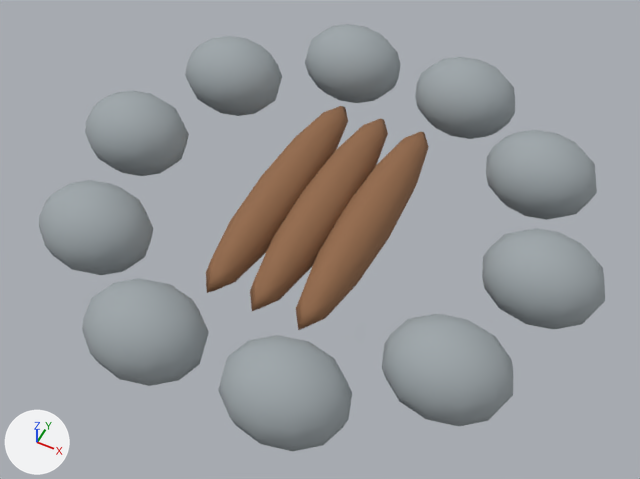
Two versions of the Blender file assets/source/camp.blend, one commit apart.
Rendered twice from a 50 mm camera at (1.03, -2.11, 2.55) aimed at (0.03, -0.1, 0.05). Every picture has the same lights, and +X, +Y and +Z are marked at lower left. The older version comes first.

Before the edit, the objects in view are built like this:
```python
mat_cut_wood = principled_material('cut wood')
mat_cut_wood.base_color = (0.29, 0.14, 0.065)  # brown #936948
mat_cut_wood.roughness = 0.85
mat_river_stone = principled_material('river stone')
mat_river_stone.base_color = (0.34, 0.38, 0.4)  # grey #9ea6aa
mat_river_stone.roughness = 0.85
me_sphere_032 = bpy.data.meshes.new('Sphere.032')
me_sphere_032.from_pydata(...)  # 860 vertices, 960 faces; spans x -1.92..0.22, y -0.99..0.99, z -0.16..0.16
me_sphere_032.polygons.foreach_set('use_smooth', [True] * 960)
me_sphere_032.materials.append(mat_river_stone)  # grey #9ea6aa
me_sphere_042 = bpy.data.meshes.new('Sphere.042')
me_sphere_042.from_pydata(...)  # a UV sphere (12 segments, 8 rings, poles along z) spanning x -0.1..0.1, y -0.56..0.56, z -0.1..0.1; a UV sphere (12 segments, 8 rings, poles along z) spanning x 0.08..0.28, y -0.56..0.56, z -0.1..0.1; a UV sphere (12 segments, 8 rings, poles along z) spanning x 0.26..0.46, y -0.56..0.56, z -0.1..0.1
me_sphere_042.polygons.foreach_set('use_smooth', [True] * 288)
me_sphere_042.materials.append(mat_cut_wood)  # brown #936948
ob_firewood = bpy.data.objects.new('firewood', me_sphere_042)
ob_firewood.location = (-0.18, 0.0, 0.12)
ob_hearth_stone = bpy.data.objects.new('hearth stone', me_sphere_032)
ob_hearth_stone.location = (0.85, 0.0, 0.15)
```
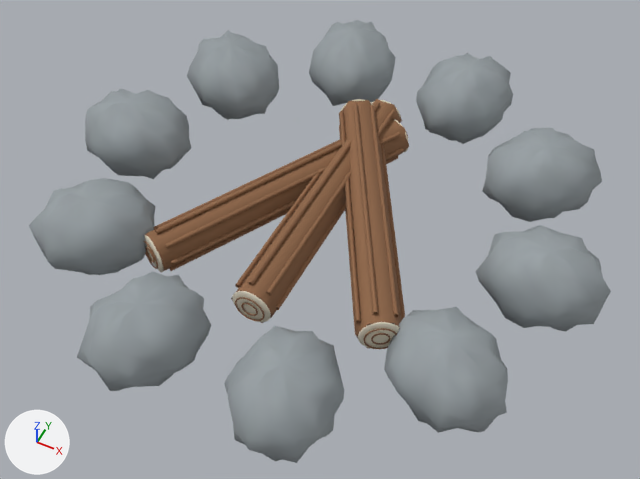
Edits to the bpy script that builds the scene:
```text
Change mat_river_stone:
    where n0 = _N.new('ShaderNodeBsdfPrincipled'); n0.name = 'Principled BSDF'
    remove n0.inputs[0].default_value = (0.34, 0.38, 0.4, 1.0)  # 'Base Color', grey #9ea6aa
    add n2 = _N.new('ShaderNodeVertexColor'); n2.name = 'Color Attribute'
    add n2.layer_name = 'Surface'
    add _L.new(n2.outputs[0], n0.inputs[0])  # 'Color' to 'Base Color'
Change mat_cut_wood:
    where n0 = _N.new('ShaderNodeBsdfPrincipled'); n0.name = 'Principled BSDF'
    remove n0.inputs[0].default_value = (0.29, 0.14, 0.065, 1.0)  # 'Base Color', brown #936948
    add n2 = _N.new('ShaderNodeVertexColor'); n2.name = 'Color Attribute'
    add n2.layer_name = 'Surface'
    add _L.new(n2.outputs[0], n0.inputs[0])  # 'Color' to 'Base Color'
Add mat_cream_fur:
    mat_cream_fur = bpy.data.materials.new('cream fur')
    mat_cream_fur.use_nodes = True; mat_cream_fur.node_tree.nodes.clear()
    _N = mat_cream_fur.node_tree.nodes; _L = mat_cream_fur.node_tree.links
    n0 = _N.new('ShaderNodeBsdfPrincipled'); n0.name = 'Principled BSDF'
    n0.inputs[2].default_value = 0.85  # 'Roughness'
    n1 = _N.new('ShaderNodeOutputMaterial'); n1.name = 'Material Output'
    n2 = _N.new('ShaderNodeVertexColor'); n2.name = 'Color Attribute'
    n2.layer_name = 'Surface'
    _L.new(n0.outputs[0], n1.inputs[0])  # 'BSDF' to 'Surface'
    _L.new(n2.outputs[0], n0.inputs[0])  # 'Color' to 'Base Color'
Change me_sphere_032:
    used by ob_hearth_stone; location = (0.85, 0.0, 0.15)
    remove me_sphere_032.from_pydata(...)  # 860 vertices, 960 faces; spans x -1.92..0.22, y -0.99..0.99, z -0.16..0.16
    add me_sphere_032.from_pydata(...)  # 1460 vertices, 1600 faces; spans x -1.94..0.23, y -1.04..1.04, z -0.17..0.17
    me_sphere_032 part 1: the loose piece of 86 vertices spanning x -0.38..0.06, y -0.68..-0.32, z -0.16..0.16 is rebuilt with 146 vertices and now spans x -0.37..0.06, y -0.71..-0.3, z -0.17..0.17
    me_sphere_032 part 2: 4 vertices moved within x -1.0..-0.59, y -0.74..0.88, z 0.0..0.15; 758 vertices removed from x -1.92..0.2, y -0.99..0.99, z -0.16..0.16; 1298 vertices added at x -1.94..0.23, y -1.04..1.04, z -0.17..0.17
Add me_sphere_115:
    me_sphere_115.from_pydata(...)  # 876 vertices, 960 faces; spans x -0.196..0.828, y -0.009..1.174, z -0.075..0.125
    me_sphere_115.polygons.foreach_set('use_smooth', [True] * 960)
    me_sphere_115.materials.append(mat_cream_fur)
Add me_rough_bark_003:
    me_rough_bark_003.from_pydata(...)  # 2466 vertices, 2250 faces; spans x -0.199..0.83, y -0.575..0.617, z -0.086..0.136
    me_rough_bark_003.polygons.foreach_set('use_smooth', [True] * 2250)
    me_rough_bark_003.materials.append(mat_cut_wood)
Remove ob_firewood:
    ob_firewood = bpy.data.objects.new('firewood', me_sphere_042)
    ob_firewood.location = (-0.18, 0.0, 0.12)
Add ob_cut_end_grain:
    ob_cut_end_grain = bpy.data.objects.new('cut end grain', me_sphere_115)
    ob_cut_end_grain.location = (-0.448, -0.491, 0.12)
    ob_cut_end_grain.rotation_euler = (0.0, 0.0, -0.5)  # degrees (0, 0, -29)
Add ob_rough_bark:
    ob_rough_bark = bpy.data.objects.new('rough bark', me_rough_bark_003)
    ob_rough_bark.location = (-0.18, 0.0, 0.12)
    ob_rough_bark.rotation_euler = (0.0, 0.0, -0.5)  # degrees (0, 0, -29)
```

What differs and where, as boxes [x1, y1, x2, y2] in the pictures (640 x 479 px; the box of a moved part takes in the faces that stretch with it):
'hearth stone', reshaped
    before: [39, 24, 605, 451]
    after: [29, 20, 611, 463]
'rough bark', added (brown)
    after: [143, 99, 409, 349]
'firewood', deleted (brown)
    before: [206, 106, 429, 330]
'cut end grain', added
    after: [144, 99, 408, 349]
part 1 of me_sphere_032, rebuilt (11% taller)
    before: [382, 314, 513, 427]
    after: [384, 307, 508, 433]
part 2 of me_sphere_032, moved or reshaped
    before: [39, 24, 605, 451]
    after: [29, 20, 611, 463]
